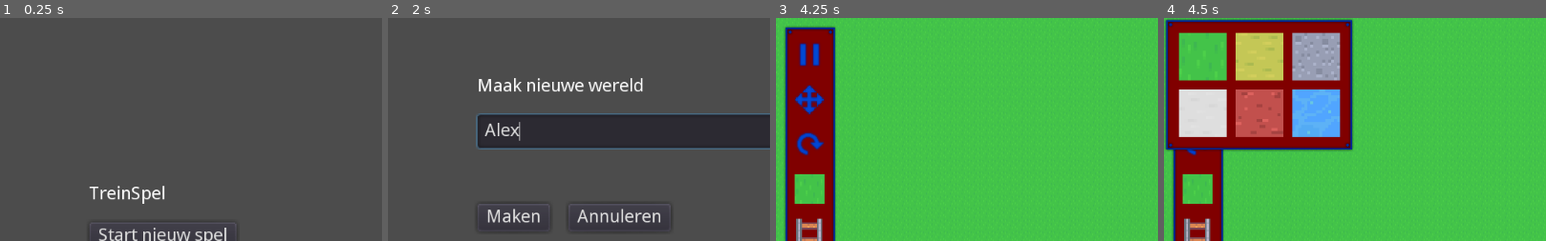
Above: before the commit, frames 1-4 (left to right).
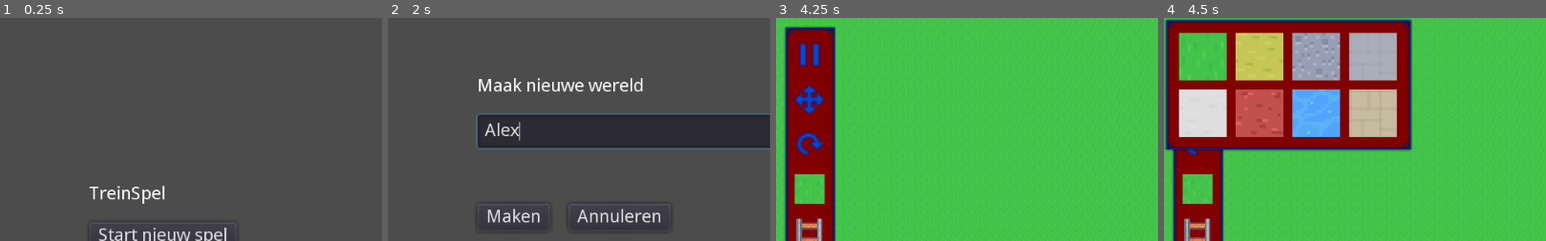
Above: after the commit, the same moments.

Repository: 2zqa/traingame
Game: Godot game, scene res://Scenes/MainMenu/TitleScreen.tscn
The game is run twice, just before and just after one commit, with the same random seed, the same clock (stepped at 60 frames per second) and the same inputs.
Inputs (mouse positions are % of the whole screen's width and height, from its top left):
- Up to frame 1 (0.25 s): no input
- Up to frame 2 (2 s): click "Start nieuw spel" at 0.5 s; click (50, 25) at 1.27 s; type "Alex" at 1.35 s
- Up to frame 3 (4.25 s): click "Maken" at 2 s; click (4, 18) at 2.75 s; click (4, 28) at 3.5 s
- Up to frame 4 (4.5 s): click (4, 38) at 4.25 s
The pictures show only the part of the screen within x 0-50%, y 0-50%; the shares and areas given below are measured in that part.

Frames 1-3 are identical in both runs. In frame 4, 9.9% of the frame differs, in the area x 47-65%, y 0-60%.

Commit message:
Change paths to a background object
This will allow to have all kinds of objects placed on top of them.

Diff:
--- a/TrainGame-Godot/Scenes/SideMenu/GroundTileSelectorPopup.tscn
+++ b/TrainGame-Godot/Scenes/SideMenu/GroundTileSelectorPopup.tscn
@@ -5,6 +5,7 @@
 [ext_resource path="res://TileSets/Ground.tres" type="TileSet" id=3]
 
 [node name="GroundTileSelectorPopup" type="Popup"]
+visible = true
 anchor_right = 1.0
 anchor_bottom = 1.0
 margin_left = 0.773804
@@ -12,9 +13,12 @@
 margin_right = 8.7738
 margin_bottom = 24.2494
 script = ExtResource( 1 )
+__meta__ = {
+"_edit_use_anchors_": false
+}
 
 [node name="PopupBackground" parent="." instance=ExtResource( 2 )]
-margin_right = 255.0
+margin_right = 334.0
 margin_bottom = 180.0
 
 [node name="GroundTileMap" type="TileMap" parent="."]
@@ -25,4 +29,4 @@
 collision_layer = 0
 collision_mask = 0
 format = 1
-tile_data = PoolIntArray( 0, 0, 0, 1, 1, 0, 2, 2, 0, 65536, 3, 0, 65537, 4, 0, 65538, 5, 0 )
+tile_data = PoolIntArray( 0, 0, 0, 1, 1, 0, 2, 2, 0, 3, 6, 0, 65536, 3, 0, 65537, 4, 0, 65538, 5, 0, 65539, 7, 0 )
--- a/TrainGame-Godot/Scenes/SideMenu/ObjectsTileSelectorPopup.tscn
+++ b/TrainGame-Godot/Scenes/SideMenu/ObjectsTileSelectorPopup.tscn
@@ -30,10 +30,6 @@
 [sub_resource type="AtlasTexture" id=6]
 atlas = ExtResource( 6 )
 region = Rect2( 96, 48, 48, 16 )
-
-[sub_resource type="AtlasTexture" id=7]
-atlas = ExtResource( 6 )
-region = Rect2( 144, 112, 16, 16 )
 
 [sub_resource type="AtlasTexture" id=8]
 atlas = ExtResource( 6 )
@@ -239,16 +235,6 @@
 texture_normal = SubResource( 6 )
 tile_id = 36
 
-[node name="PathConcrete" parent="PopupBackground/MarginContainer/ScrollContainer/GridContainer" groups=[
-"SideMenuSelectableObjects",
-] instance=ExtResource( 5 )]
-margin_left = 100.0
-margin_top = 100.0
-margin_right = 140.0
-margin_bottom = 140.0
-texture_normal = SubResource( 7 )
-tile_id = 50
-
 [node name="RailCrossingPathConcrete" parent="PopupBackground/MarginContainer/ScrollContainer/GridContainer" groups=[
 "SideMenuSelectableObjects",
 ] instance=ExtResource( 5 )]
--- a/TrainGame-Godot/Scripts/Registry.gd
+++ b/TrainGame-Godot/Scripts/Registry.gd
@@ -71,8 +71,6 @@
 #warning-ignore:unused_class_variable
 var RAIL_CROSSING_ROAD := _register_object_tile(ObjectTile.new("rail_crossing_road", [36, 35, 36, 35], "XOX"))
 #warning-ignore:unused_class_variable
-var PATH_CONCRETE := _register_object_tile(ObjectTile.new("path_concrete", [50, 50, 50, 50]))
-#warning-ignore:unused_class_variable
 var RAIL_CROSSING_PATH_CONCRETE := _register_object_tile(ObjectTile.new("rail_crossing_path_concrete", [51, 52, 51, 52]))
 #warning-ignore:unused_class_variable
 var ROAD_CROSSING := _register_object_tile(ObjectTile.new("road_crossing", [54, 53, 54, 53], "XOX"))
@@ -120,3 +118,7 @@
 var DIRT := _register_ground_tile(GroundTile.new("dirt", 4))
 #warning-ignore:unused_class_variable
 var WATER := _register_ground_tile(GroundTile.new("water", 5))
+#warning-ignore:unused_class_variable
+var PATH_CONCRETE_GRAY := _register_ground_tile(GroundTile.new("path_concrete_gray", 6))
+#warning-ignore:unused_class_variable
+var PATH_CONCRETE_YELLOW := _register_ground_tile(GroundTile.new("path_concrete_yellow", 7))
--- a/TrainGame-Godot/TileSets/Ground.tres
+++ b/TrainGame-Godot/TileSets/Ground.tres
@@ -117,3 +117,23 @@
 "shape_transform": Transform2D( 1, 0, 0, 1, 0, 0 )
 } ]
 5/z_index = 0
+6/name = "tilesheet_ground.png 6"
+6/texture = ExtResource( 1 )
+6/tex_offset = Vector2( 0, 0 )
+6/modulate = Color( 1, 1, 1, 1 )
+6/region = Rect2( 48, 0, 16, 16 )
+6/tile_mode = 0
+6/occluder_offset = Vector2( 0, 0 )
+6/navigation_offset = Vector2( 0, 0 )
+6/shapes = [  ]
+6/z_index = 0
+7/name = "tilesheet_ground.png 7"
+7/texture = ExtResource( 1 )
+7/tex_offset = Vector2( 0, 0 )
+7/modulate = Color( 1, 1, 1, 1 )
+7/region = Rect2( 48, 16, 16, 16 )
+7/tile_mode = 0
+7/occluder_offset = Vector2( 0, 0 )
+7/navigation_offset = Vector2( 0, 0 )
+7/shapes = [  ]
+7/z_index = 0
Binary file changed: TrainGame-Godot/Images/tilesheet_ground.png
Binary file changed: TrainGame-Godot/Images/tilesheet_objects.png
Not shown: 1 places in TrainGame-Godot/Scenes/SideMenu/ObjectsTileSelectorPopup.tscn that only renumber resources
